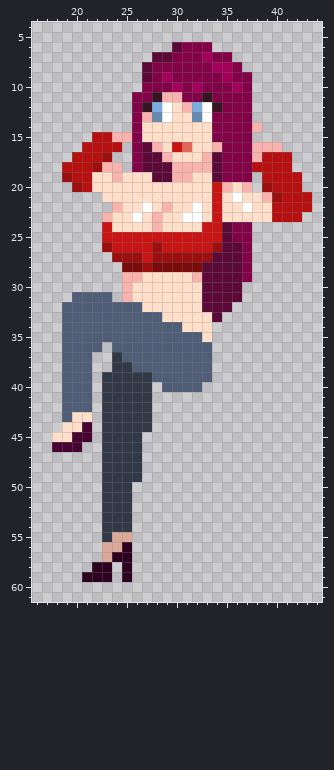
Pixel-art sprite -- CasaDesDiamantes/sprites/playerShotgunStance_spr/layers/7a108a6f-6211-49c5-a61e-264386f21210/3e6e376f-020b-4f08-99cb-29c5e5191b87.png. The picture above is the old version.
The file is 64x62 pixels. Shown: x 16..44, y 4..61.
New version:
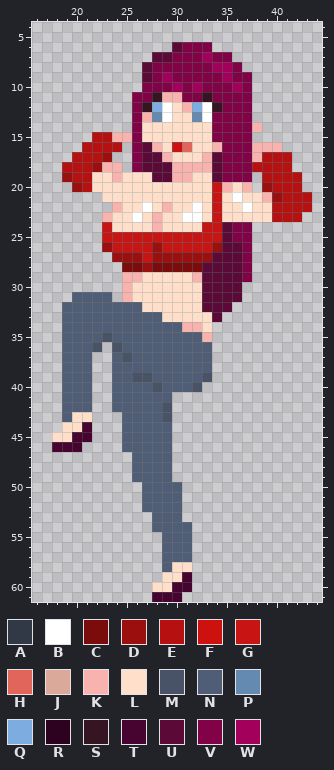
Palette (. is transparent): A #313947  B #ffffff  C #7a0c0c  D #9b0f0f  E #b71010  F #cc110e  G #c91414  H #e1655b  J #dba999  K #f9b3ae  L #ffdfc9  M #495368  N #4f5d77  P #658ab2  Q #7dade0  R #2d0220  S #351522  T #470431  U #5b0937  V #820247  W #a3005c
Edits made:
y 34: x 31..32 LL -> KK
y 35: x 23 N -> M; x 33 L -> K
y 36: x 22 N -> M; x 24 N -> M
y 37: x 24..25 AN -> NM
y 38: x 24..25 AA -> NN
y 39: x 23..27 AAAAA -> .NNMM; x 33 N -> M
y 40: x 23..28 AAAAA. -> .NNNNM; x 32 N -> M
y 41: x 23..29 AAAAA.. -> .NNNNNN
y 42: x 23..29 AAAAA.. -> .NNNNNM
y 43: x 23..29 AAAAA.. -> ..NNNNM
y 44: x 23..29 AAAAA.. -> ..NNNNN
y 45..46: x 23..29 AAAA... -> ..NNNNN
y 47..49: x 23..29 AAAA... -> ...NNNN
y 50..52: x 23..25 AAA -> ...; x 27..30 .... -> NNNN
y 53: x 23..25 AAA -> ...; x 28..30 ... -> NNN
y 54: x 23..25 AAA -> ...; x 28..31 .... -> NNNN
y 55: x 23..25 AJJ -> ...; x 29..31 ... -> NNN
y 56: x 23..25 JJR -> ...; x 29..31 ... -> NNN
y 57: x 23..25 JRR -> ...; x 29..31 ... -> NNN
y 58: x 22..23 RR -> ..; x 25 R -> .; x 29..31 ... -> NLL
y 59: x 21..23 RRR -> ...; x 25 R -> .; x 29..31 ... -> LLT
y 60: x 28..31 .... -> LLTT
y 61: x 28..30 ... -> TTT
Where, in picture pixels (left, top, right, bottom), the same in both pictures:
changed: (82, 322, 212, 602)
